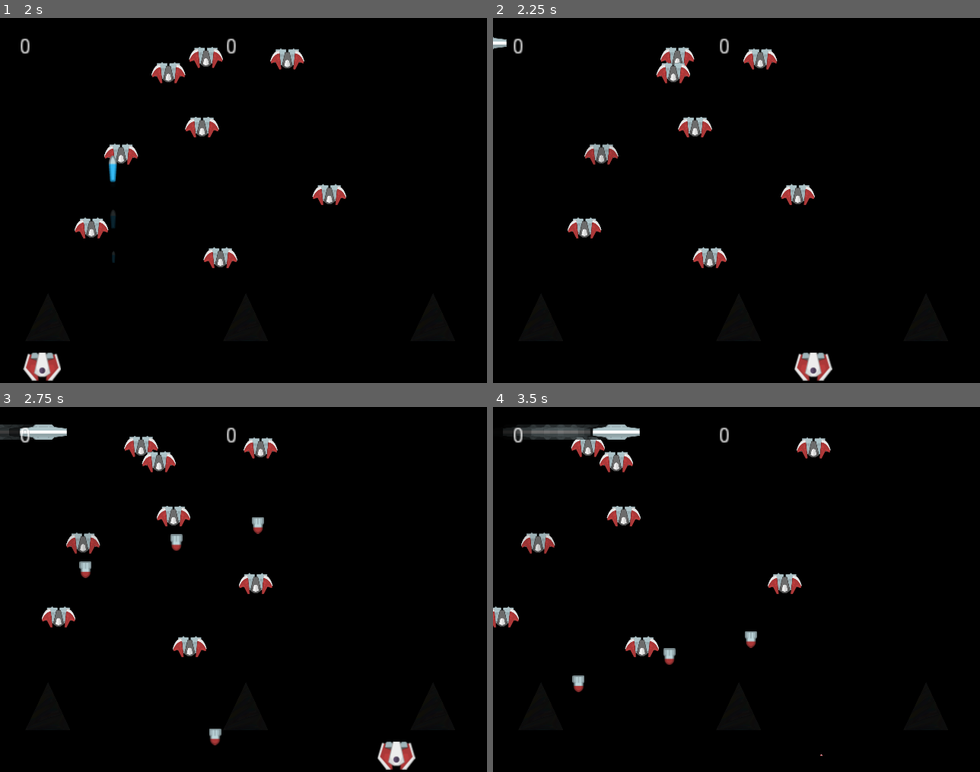
Above: before the commit, frames 1-4 (two rows, left to right).
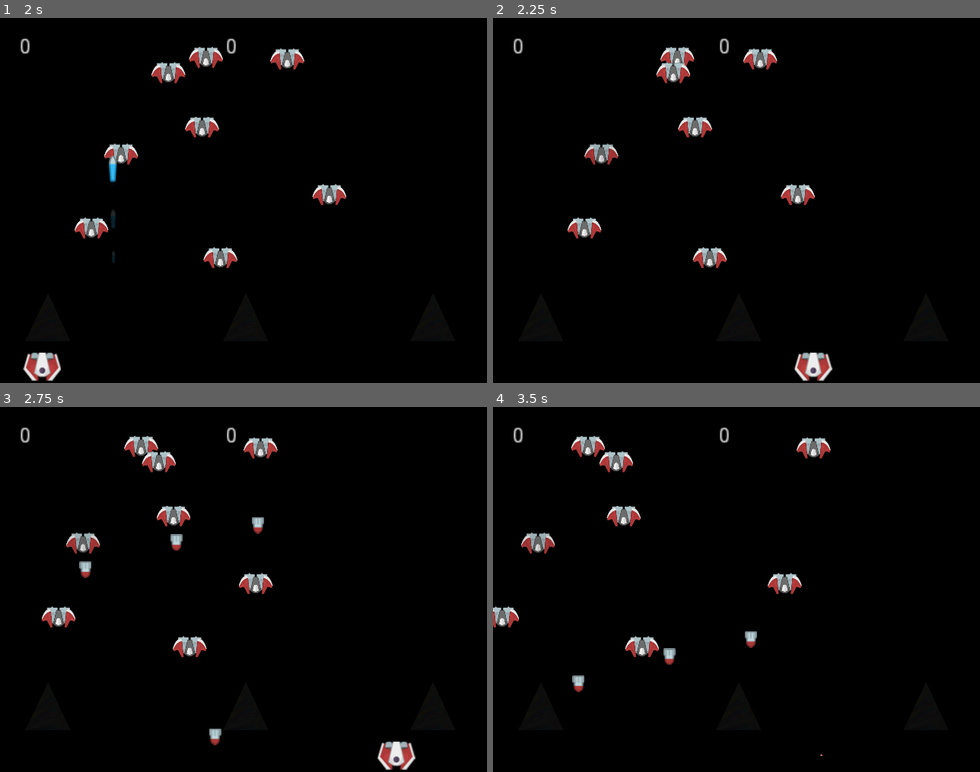
Above: after the commit, the same moments.

Repository: danboid/VGAces
Game: Godot game, scene res://Main.tscn
Two runs of this game, one before a commit and one after it. Both use one fixed random seed, a clock stepped at 60 frames per second and the inputs below.
Inputs (mouse positions are in pixels of both pictures, inside the frame that each line leads up to):
- Up to frame 1 (2 s): move the mouse to (350, 182) at 0.52 s; hold Right (ui_right) 0.53-1.28 s; hold Ctrl (fire_nuke) 0.53-1.28 s; click (350, 182) at 0.67 s; tap Space (ui_select) at 0.77, 1.52 s; move the mouse to (146, 218) at 1.27 s; hold Left (ui_left) from 1.28 s (still down); tap Ctrl (fire_nuke) at 1.35 s
- Up to frame 2 (2.25 s): move the mouse to (785, 120) at 2.02 s; release Left (ui_left) at 2.03 s; hold Right (ui_right) from 2.03 s (still down); hold Ctrl (fire_nuke) from 2.03 s (still down)
- Up to frame 3 (2.75 s): keep holding Right (ui_right); keep holding Ctrl (fire_nuke)
- Up to frame 4 (3.5 s): keep holding Right (ui_right); move the mouse to (712, 662) at 2.77 s; release Ctrl (fire_nuke) at 2.78 s; tap Ctrl (fire_nuke) at 2.85 s; click (712, 662) at 2.92 s; tap Space (ui_select) at 3.02 s

Frame 1 is identical in both runs. In frame 2, less than 0.1% of the frame differs, in the area x 0-3%, y 5-9%; in frame 3, 0.5%; in frame 4, 1.0%, in the area x 2-31%, y 4-9%.

Commit message:
Nukeblast.gd WIP - collision not working yet

Diff:
--- a/Main.gd
+++ b/Main.gd
@@ -33,7 +33,7 @@
 	ovnitimer = Timer.new()
 	ovnitimer.set_name("ovnitimer")
 	ovnitimer.set_one_shot(true)
-	ovnitimer.set_wait_time(2)
+	ovnitimer.set_wait_time(20)
 	ovnitimer.connect("timeout", self, "spawn_ovni")
 	add_child(ovnitimer)
 	ovnitimer.start()
--- a/Nukeblast.gd
+++ b/Nukeblast.gd
@@ -1,18 +1,17 @@
 extends Area2D
 
 onready var blast = get_node("Blast")
-onready var sprite = get_node("Sprite")
 onready var contract = get_node("Contract")
 
 var blastsize = 0
 
 func _ready():
 	blastsize = rand_range(1.0, 2.5)
-	blast.interpolate_property(sprite, "scale", Vector2(0, 0), Vector2(blastsize, blastsize), 2.0, Tween.TRANS_QUAD, Tween.EASE_OUT)
+	blast.interpolate_property(self, "scale", Vector2(0, 0), Vector2(blastsize, blastsize), 2.0, Tween.TRANS_QUAD, Tween.EASE_OUT)
 	blast.start()
 
 func _on_Blast_tween_completed(object, key):
-	contract.interpolate_property(sprite, "scale", Vector2(blastsize, blastsize), Vector2(0, 0), 2.0, Tween.TRANS_QUAD, Tween.EASE_OUT)
+	contract.interpolate_property(self, "scale", Vector2(blastsize, blastsize), Vector2(0, 0), 2.0, Tween.TRANS_QUAD, Tween.EASE_OUT)
 	contract.start()
 
 func _on_Contract_tween_completed(object, key):
--- a/Velon.gd
+++ b/Velon.gd
@@ -67,8 +67,8 @@
 
 func _on_Velon_area_entered(area):
 	alph -= .1
+	# This if should detect the blast but it doesn't
 	if (area.get_name() == "Blast"):
-		print("Blast")
 		die()
 	elif alph > .2:
 		$Sprite.set("modulate",Color(1, 1, 1, alph))
